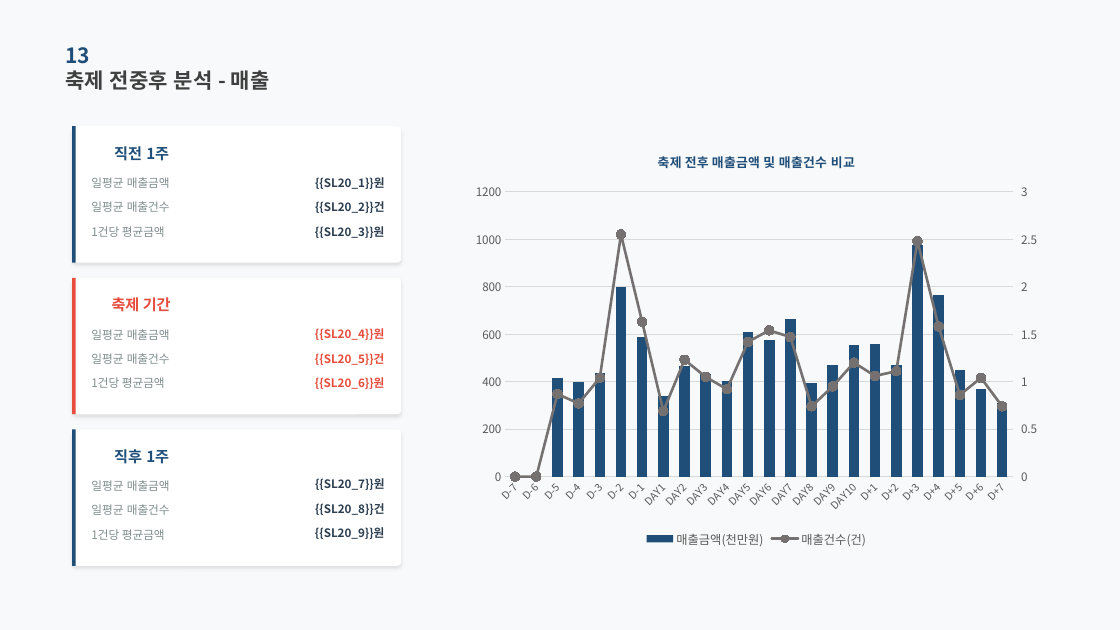
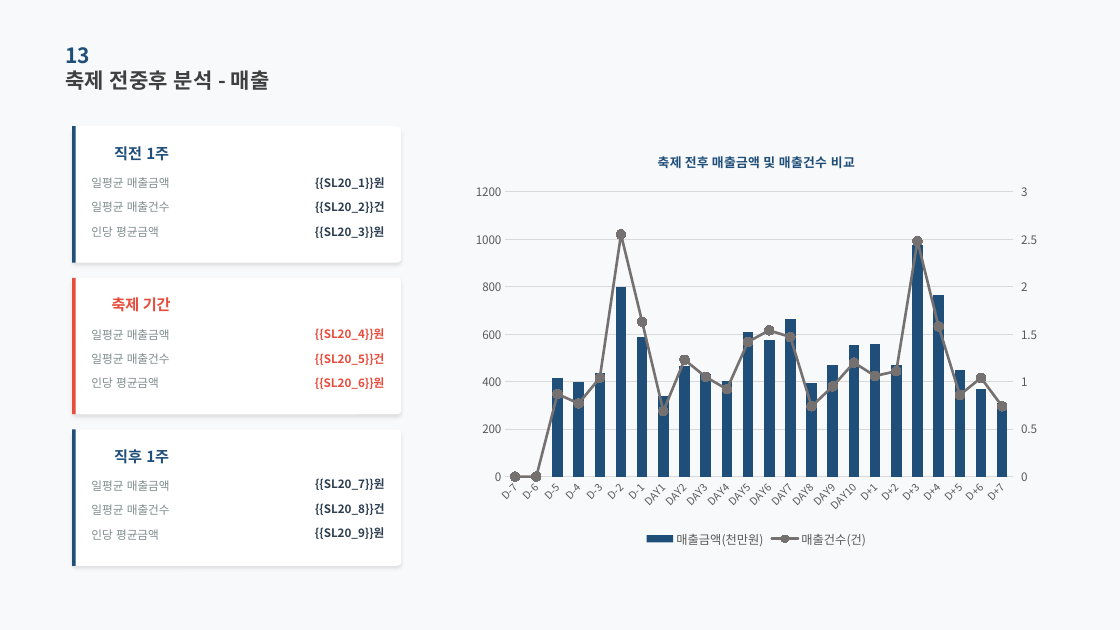
Before and after one commit to roddms/auto-report, a slide deck: slide 20 of template/master.pptx. Drawn at 1120x630 pixels with LibreOffice and Linux fonts; fonts in the diff are those of the drawing; background and template pictures are left out. Boxes give left, top, right and bottom in pixels: in the first picture for what was removed or moved away, otherwise in the second. Text is boxed around its words. In the diff, an @@ line names an element or a change of style, - is before the commit and + after.

```diff
--- a/template/master.pptx
+++ b/template/master.pptx
@@ text at [91, 226, 159, 237]: text changed @@
-1건당 평균금액
+인당 평균금액
@@ text at [91, 377, 159, 388]: text changed @@
-1건당 평균금액
+인당 평균금액
@@ text at [91, 529, 159, 540]: text changed @@
-1건당 평균금액
+인당 평균금액
```
Also in this commit, not shown: 2 other slides changed, 14 other files.
